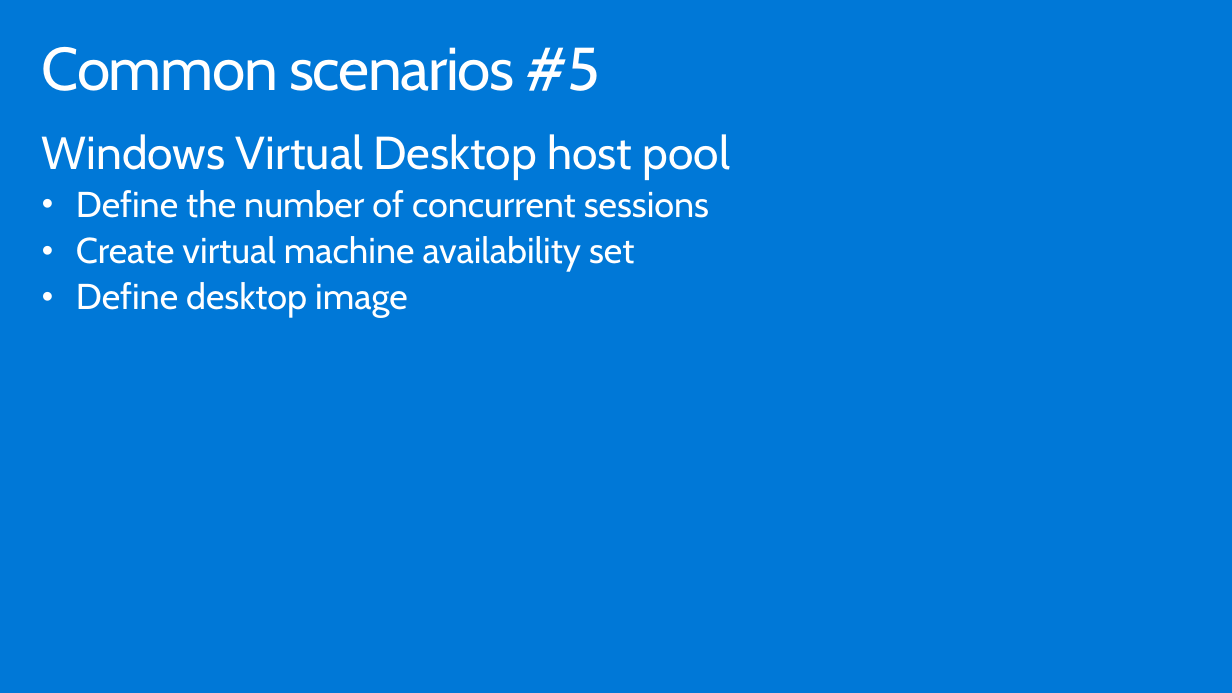
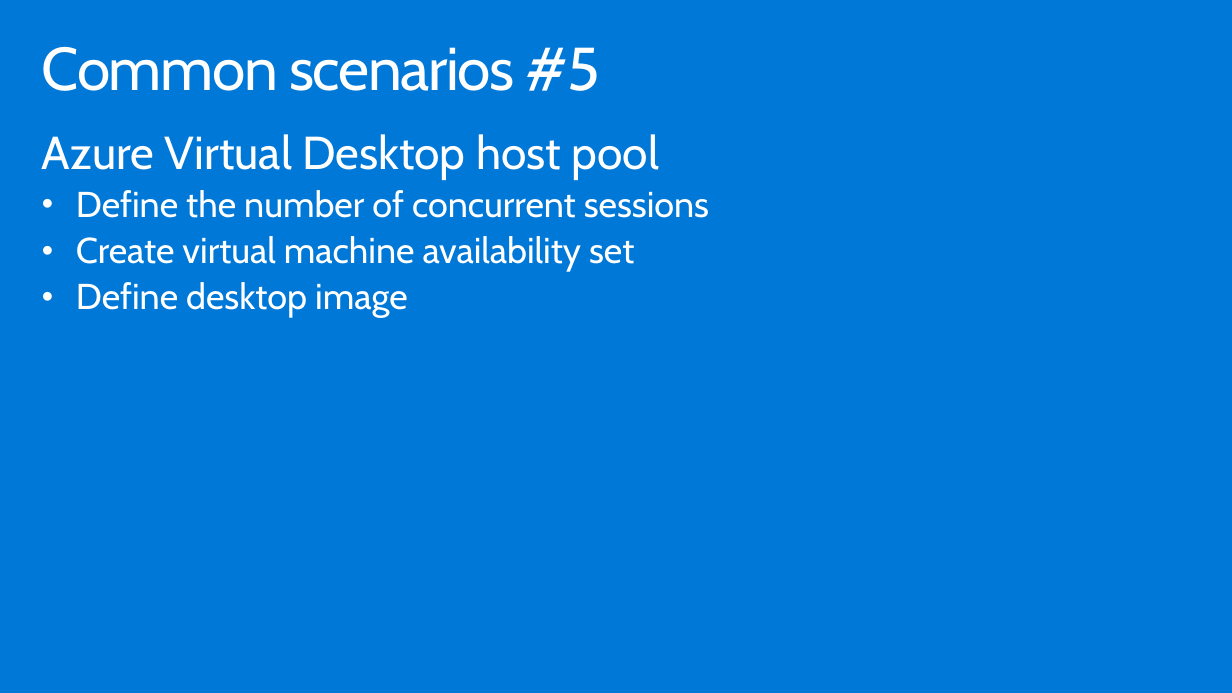
Before and after one commit to tobiasrademacher/MCW-Implementing-Azure-Virtual-Desktop-in-the-enterprise, a slide deck: slide 16 of Whiteboard design session/WDS trainer presentation - Implementing Windows Virtual Desktop in the enterprise.pptx. Drawn at 1232x693 pixels with LibreOffice and Linux fonts; fonts in the diff are those of the drawing. Boxes give left, top, right and bottom in pixels: in the first picture for what was removed or moved away, otherwise in the second. Text is boxed around its words. In the diff, an @@ line names an element or a change of style, - is before the commit and + after.

```diff
--- a/Whiteboard design session/WDS trainer presentation - Implementing Windows Virtual Desktop in the enterprise.pptx
+++ b/Whiteboard design session/WDS trainer presentation - Implementing Windows Virtual Desktop in the enterprise.pptx
@@ text at (42, 134, 659, 180): text changed @@
-Windows Virtual Desktop host pool
+Azure Virtual Desktop host pool
```
Also in this commit, not shown: 7 other slides changed, 5 other files.
